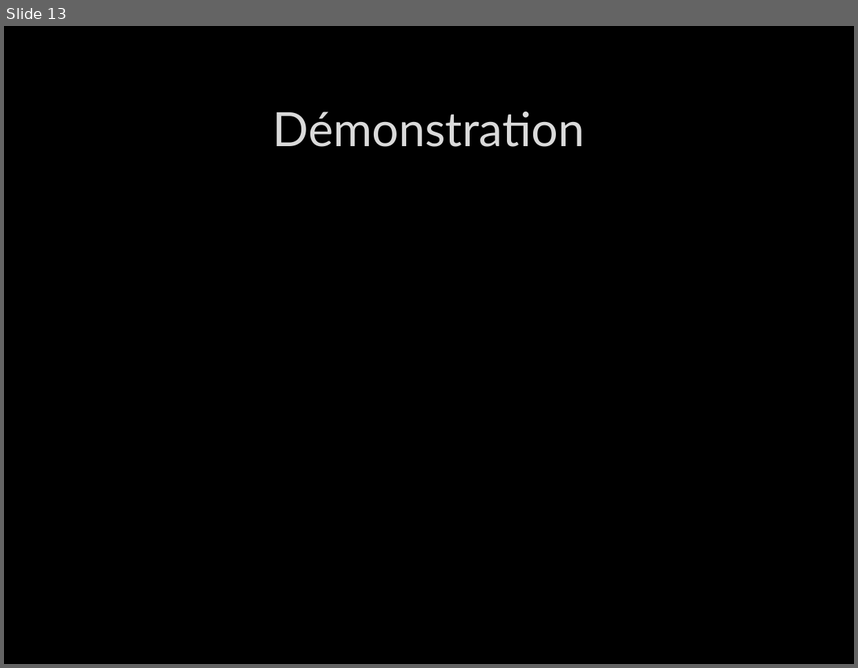
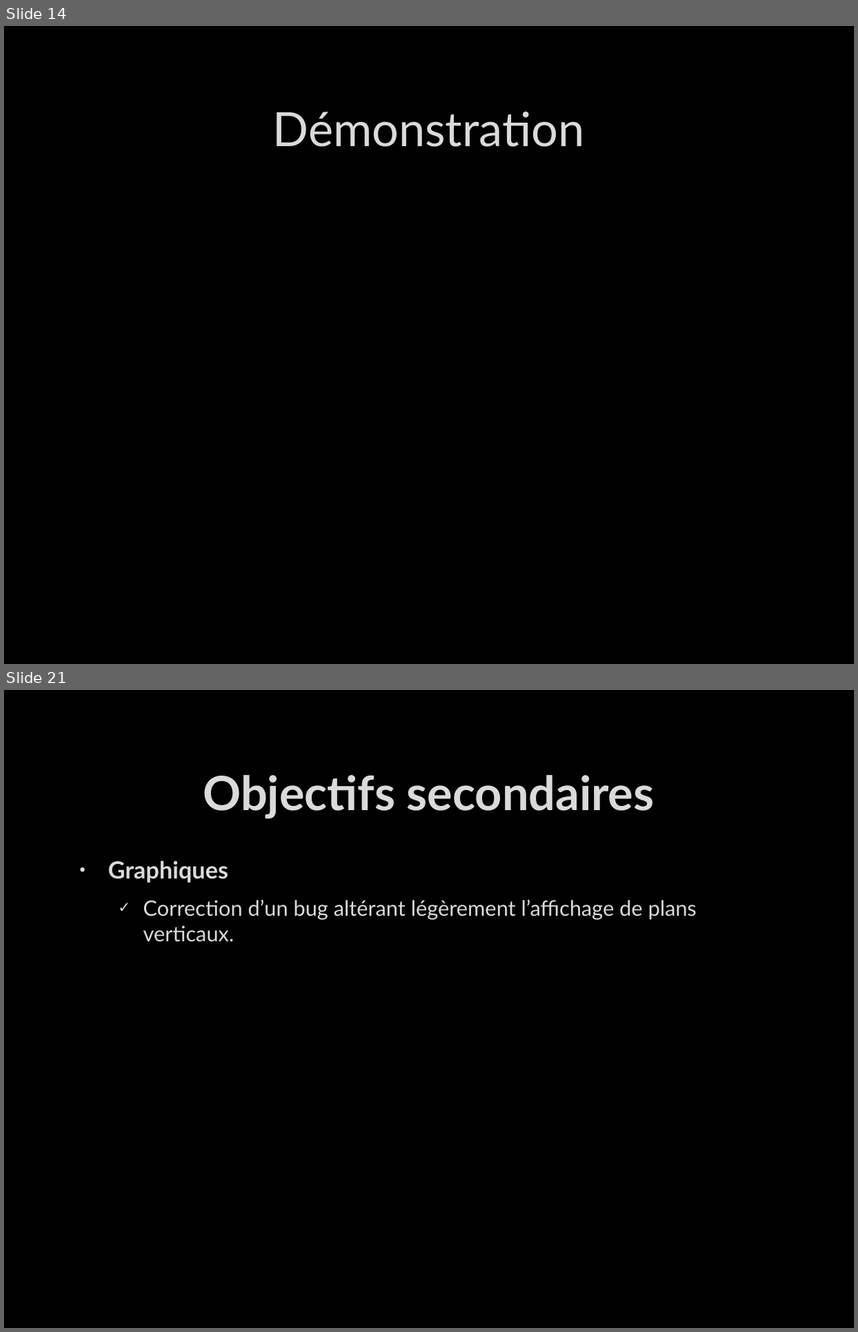
Before and after one commit to bastou2316/p2-java, a slide deck: Projet Hes d'été/4. Cloture/Présentation NSolver v2.pptx. Shown one above the other, each under a label of ours: slide 13 before the commit, slides 14 and 21 after it; the slides between them are not shown. The pictures are 858x668 and 858x1332 pixels, drawn with LibreOffice and Linux fonts; fonts in the diff are those of the drawing; background and template pictures are left out. Boxes give left, top, right and bottom in pixels: in the first picture for what was removed or moved away, otherwise in the second. Text is boxed around its words. In the diff, an @@ line names an element or a change of style, - is before the commit and + after.

```diff
--- a/Projet Hes d'été/4. Cloture/Présentation NSolver v2.pptx
+++ b/Projet Hes d'été/4. Cloture/Présentation NSolver v2.pptx
@@ slide 21 added at <box>4,690,854,1328</box>, background picture (left out) @@
@@ title added at <box>203,775,655,819</box>, 40 pt, text #DADADA, bold @@
+Objectifs secondaires
@@ text added at <box>108,860,697,942</box>, 18 pt, text #DADADA @@
+• Graphiques
+  ✓ Correction d’un bug altérant légèrement l’affichage de plans verticaux.
@@ what was slide 13 is now slide 14 @@
```
Also in this commit, not shown: 4 slides changed, 7 other slides added.
